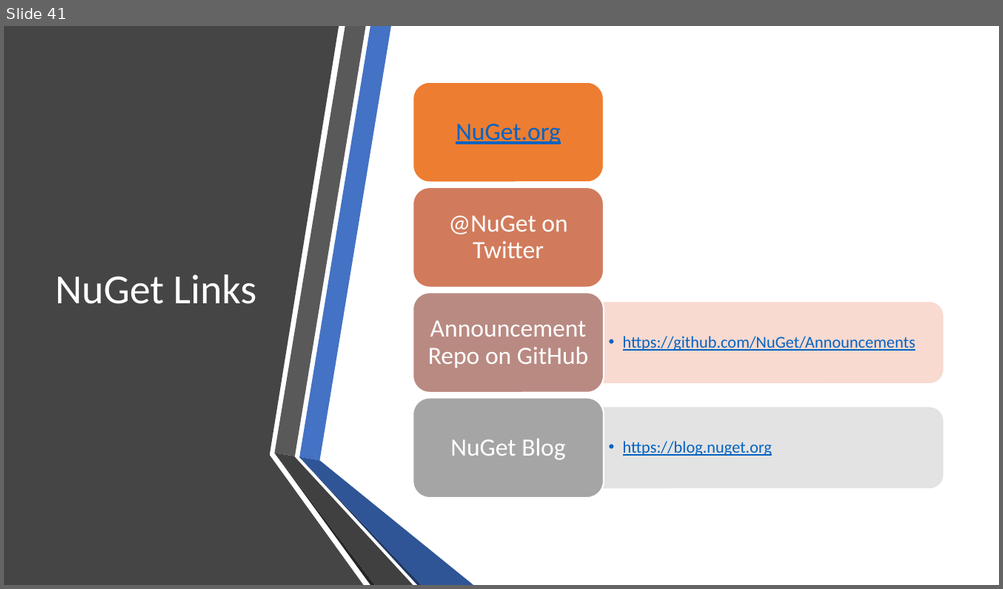
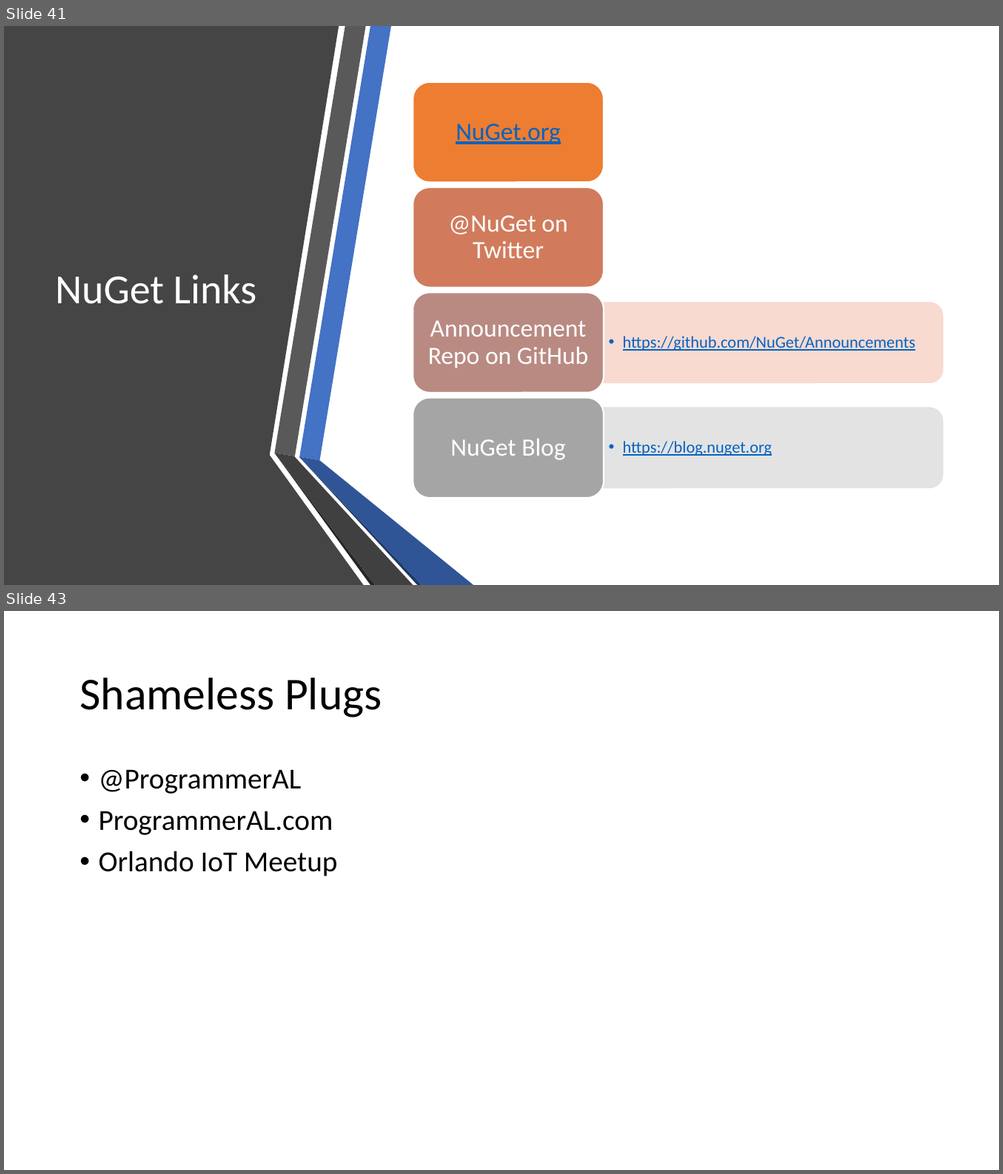
Before and after one commit to ProgrammerAL/Presentations-2019, a slide deck: 01-10 - ONETUG - Working with NuGet Packages/Presentation.pptx. Shown one above the other, each under a label of ours: slide 41 before the commit, slides 41 and 43 after it; the slides between them are not shown. The pictures are 1003x589 and 1003x1174 pixels, drawn with LibreOffice and Linux fonts; fonts in the diff are those of the drawing. Boxes give left, top, right and bottom in pixels: in the first picture for what was removed or moved away, otherwise in the second. Text is boxed around its words. In the diff, an @@ line names an element or a change of style, - is before the commit and + after.

```diff
--- a/01-10 - ONETUG - Working with NuGet Packages/Presentation.pptx
+++ b/01-10 - ONETUG - Working with NuGet Packages/Presentation.pptx
@@ slide 43 added at (4,611,999,1170), background #FFFFFF @@
@@ title added at (79,678,381,718), 44 pt, text #000000 @@
+Shameless Plugs
@@ text added at (99,770,337,877), 28 pt, text #000000 @@
+• @ProgrammerAL
+• ProgrammerAL.com
+• Orlando IoT Meetup
```
Also in this commit, not shown: 1 slide changed, 2 other files.
